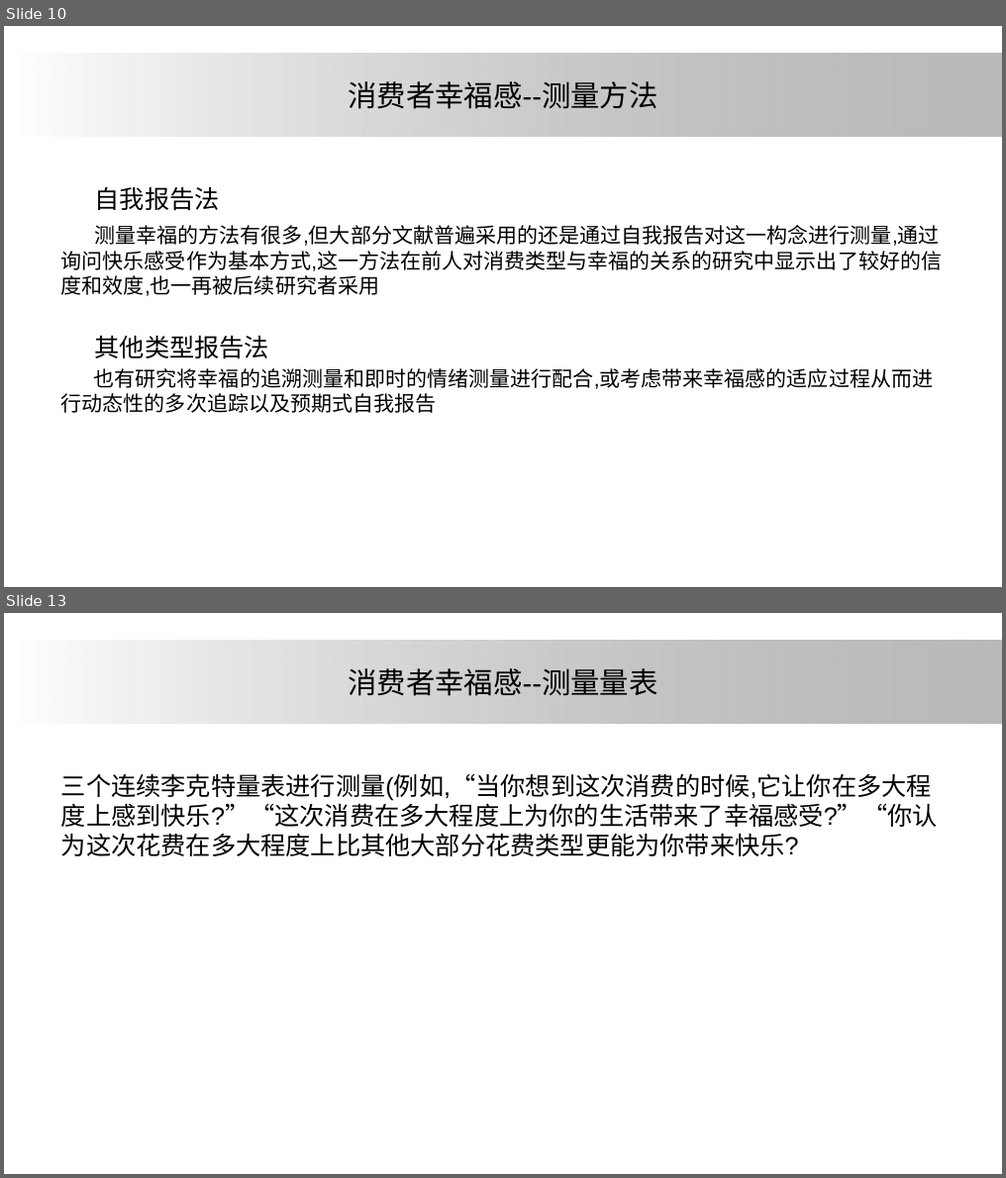
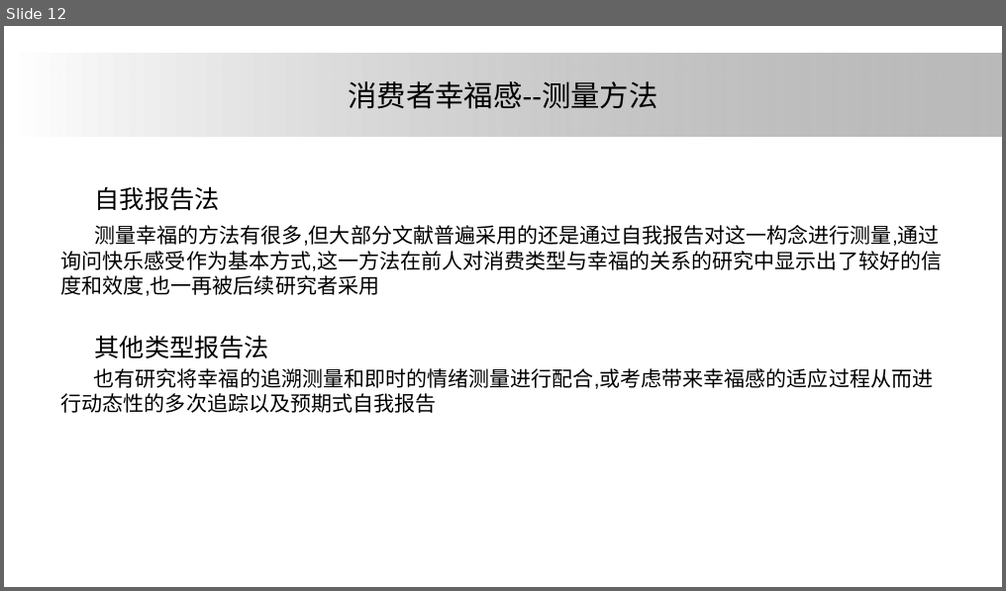
Before and after one commit to ElsaLuo/-, a slide deck: 我的坚果云/研究生搞学术/大论文/论文汇报/one.pptx. Shown one above the other, each under a label of ours: slides 10 and 13 before the commit, slide 12 after it; the slides between them are not shown. The pictures are 1006x1178 and 1006x591 pixels, drawn with LibreOffice and Linux fonts; fonts in the diff are those of the drawing; background and template pictures are left out. Boxes give left, top, right and bottom in pixels: in the first picture for what was removed or moved away, otherwise in the second. Text is boxed around its words. In the diff, an @@ line names an element or a change of style, - is before the commit and + after.

```diff
--- a/我的坚果云/研究生搞学术/大论文/论文汇报/one.pptx
+++ b/我的坚果云/研究生搞学术/大论文/论文汇报/one.pptx
@@ slide 13 removed at <box>4,613,1002,1174</box>, background #FFFFFF; not listed: 1 template element that a slide beside it also shows @@
@@ title removed at <box>348,668,657,696</box> @@
-消费者幸福感--测量量表
@@ text removed at <box>61,773,938,857</box> @@
-三个连续李克特量表进行测量(例如,“当你想到这次消费的时候,它让你在多大程度上感到快乐?”“这次消费在多大程度上为你的生活带来了幸福感受?”“你认为这次花费在多大程度上比其他大部分花费类型更能为你带来快乐?
@@ what was slide 10 is now slide 12 @@
```
Also in this commit, not shown: 5 slides changed, 8 slides added, 1 other file.
